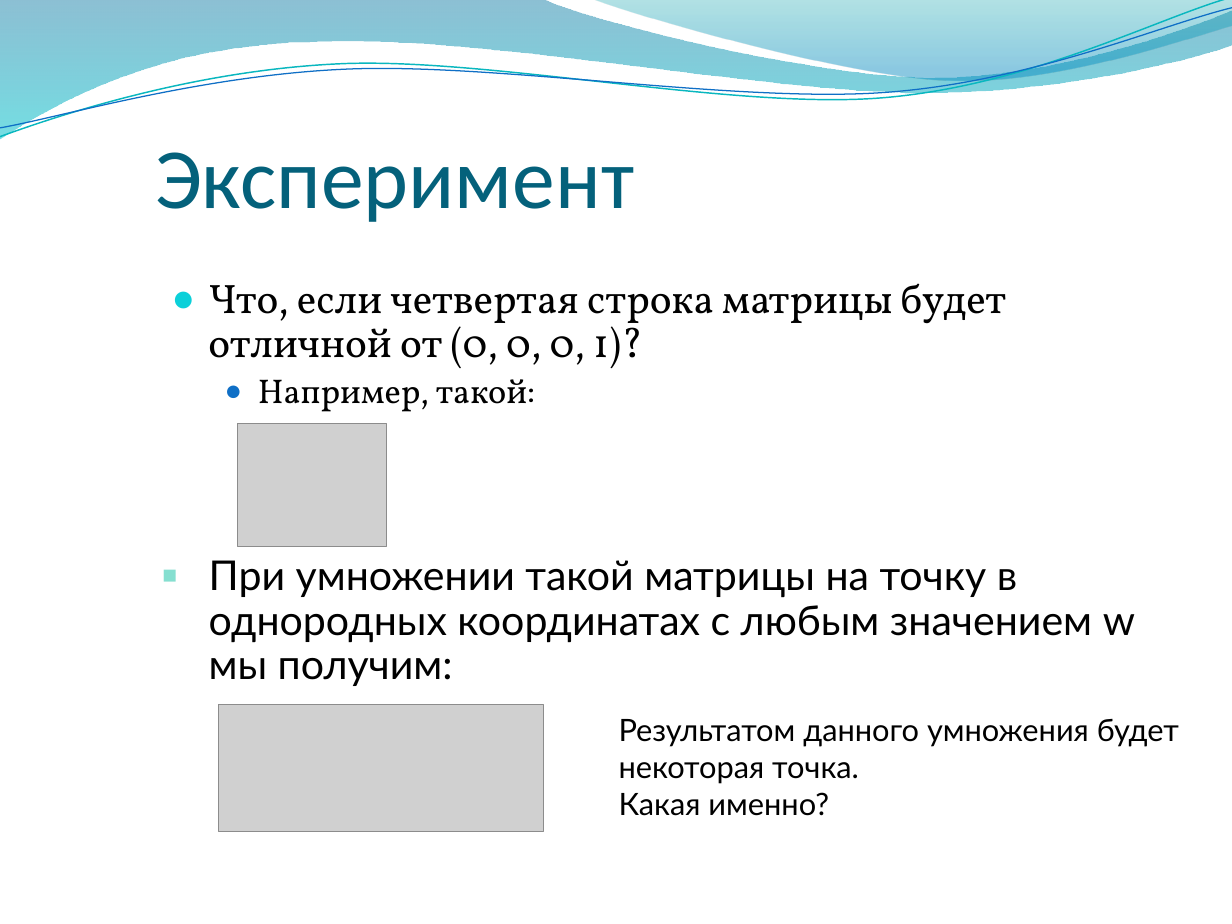
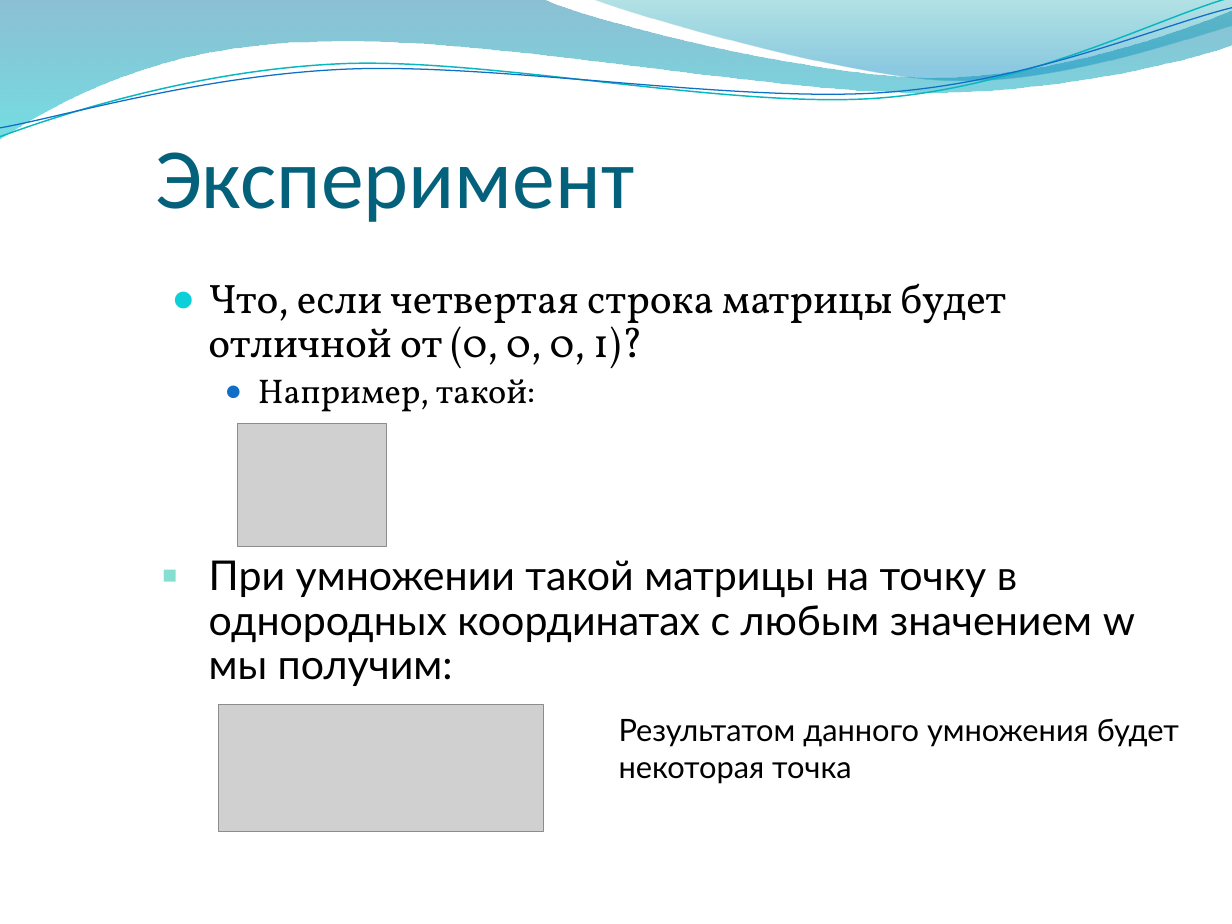
Before and after one commit to alexey-malov/cg-course, a slide deck: slide 137 of lectures/03 - Векторный анализ, трансформации и матрицы.pptx. Drawn at 1232x924 pixels with LibreOffice and Linux fonts; fonts in the diff are those of the drawing; grey boxes stand for pictures; background and template pictures are left out. Boxes give left, top, right and bottom in pixels: in the first picture for what was removed or moved away, otherwise in the second. Text is boxed around its words. In the diff, an @@ line names an element or a change of style, - is before the commit and + after.

```diff
--- a/lectures/03 - Векторный анализ, трансформации и матрицы.pptx
+++ b/lectures/03 - Векторный анализ, трансформации и матрицы.pptx
@@ text at (619,719,1179,784): text changed @@
-Результатом данного умножения будет некоторая точка.
-Какая именно?
+Результатом данного умножения будет некоторая точка
```
Also in this commit, not shown: 19 other slides changed, 1 slide removed.
